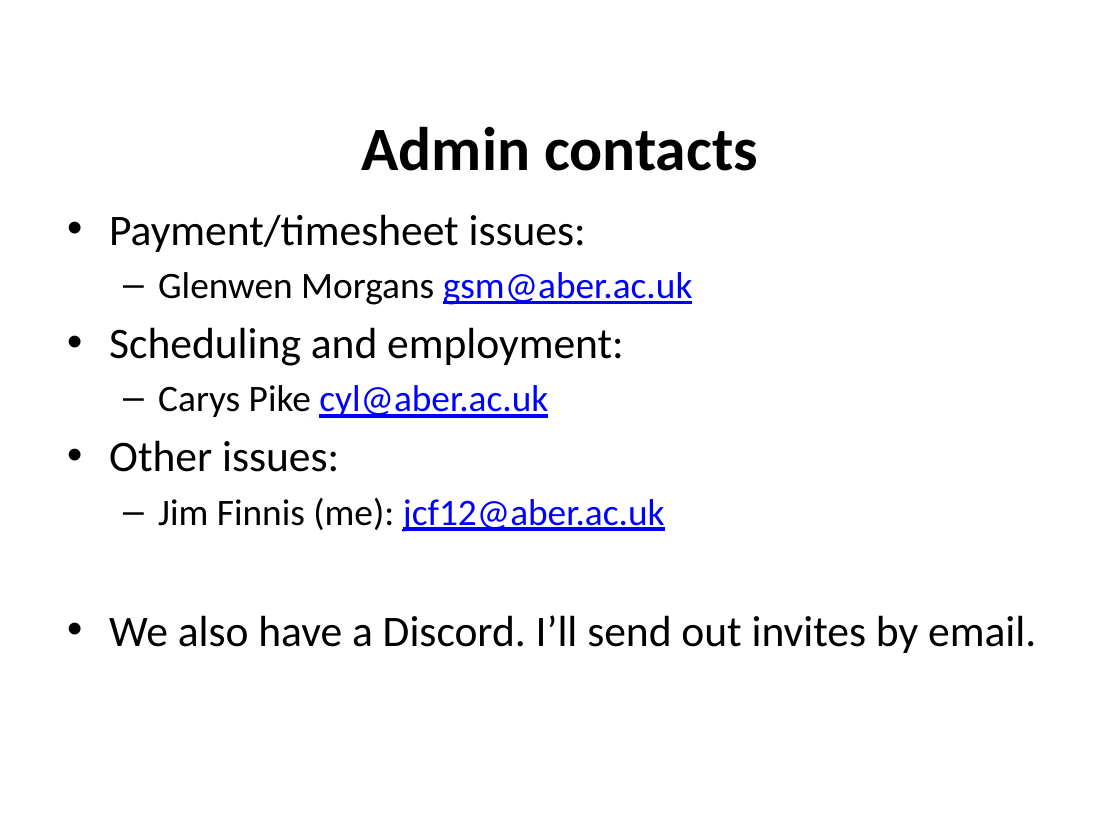
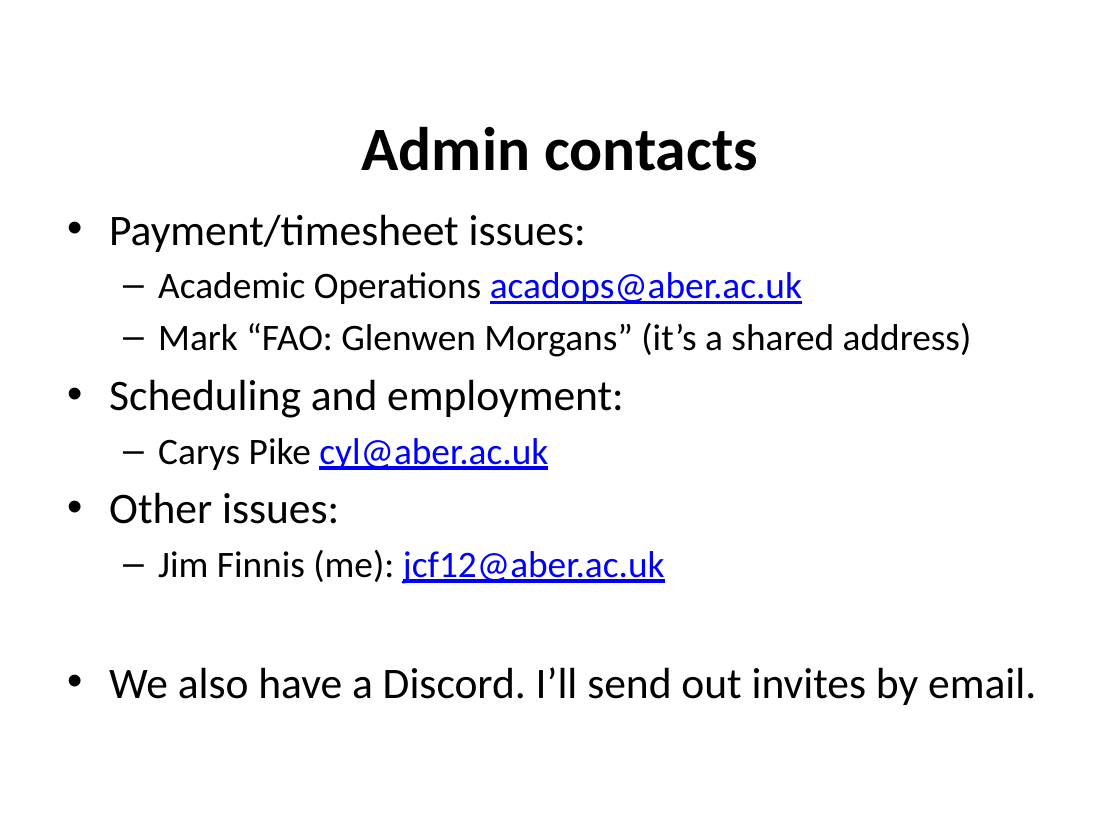
Before and after one commit to jimfinnis/jcf12, a slide deck: slide 18 of static/downloads/dem.pptx. Drawn at 1120x840 pixels with LibreOffice and Linux fonts; fonts in the diff are those of the drawing; background and template pictures are left out. Boxes give left, top, right and bottom in pixels: in the first picture for what was removed or moved away, otherwise in the second. Text is boxed around its words. In the diff, an @@ line names an element or a change of style, - is before the commit and + after.

```diff
--- a/static/downloads/dem.pptx
+++ b/static/downloads/dem.pptx
@@ text at (158, 272, 972, 357): text changed @@
-  – Glenwen Morgans gsm@aber.ac.uk
+  – Academic Operations acadops@aber.ac.uk
+  – Mark “FAO: Glenwen Morgans” (it’s a shared address)
```
Also in this commit, not shown: 2 other slides changed, 1 slide added, 5 other files.
